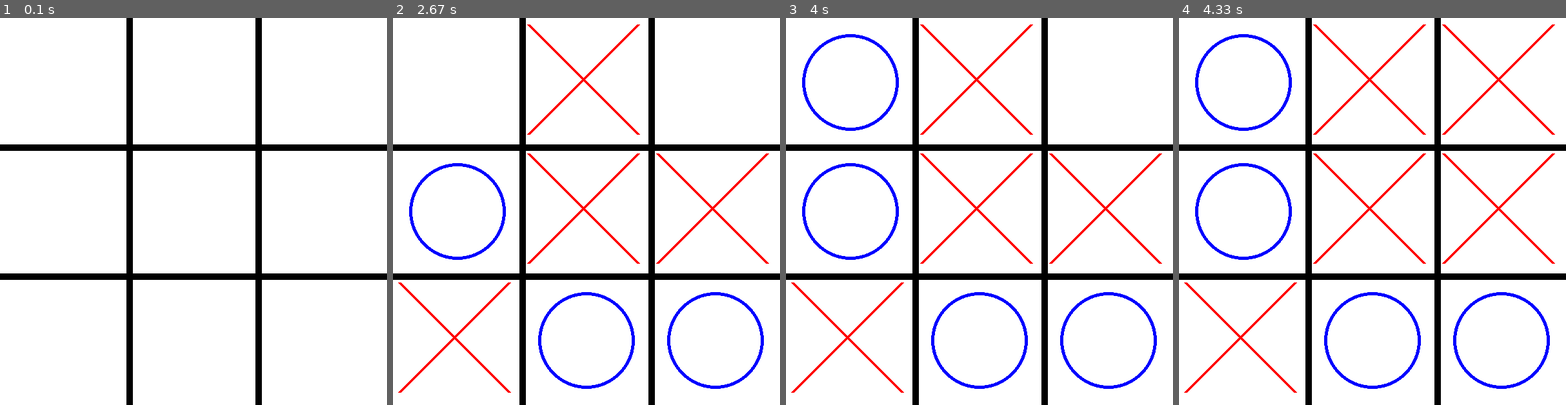
Above: before the commit, frames 1-4 (left to right).
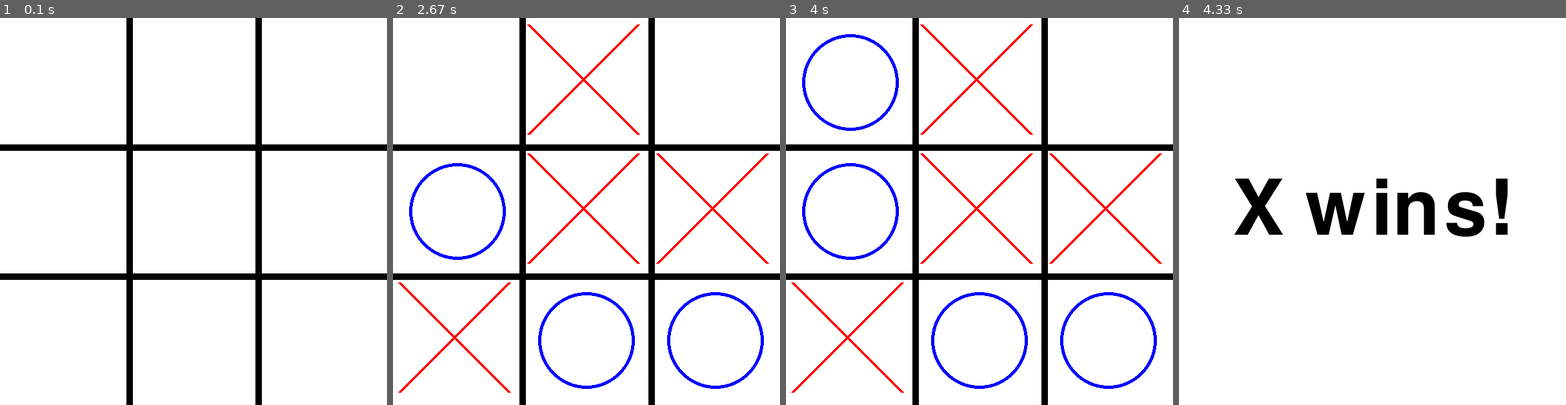
Above: after the commit, the same moments.

Repository: Chellus/TicTacToe_Pygame
Game: pygame game, started from main.py
The game is run twice, just before and just after one commit, with the same random seed, the same clock (stepped at 60 frames per second) and the same inputs.
Inputs (mouse positions are in pixels of both pictures, inside the frame that each line leads up to):
- Up to frame 1 (0.1 s): no input
- Up to frame 2 (2.67 s): click (586, 211) at 0.38 s; click (493, 215) at 0.72 s; click (466, 304) at 1.05 s; click (725, 346) at 1.38 s; click (594, 79) at 1.72 s; click (567, 312) at 2.05 s; click (687, 273) at 2.38 s
- Up to frame 3 (4 s): click (851, 83) at 2.72 s
- Up to frame 4 (4.33 s): click (1453, 141) at 4.05 s

Frames 1-3 are identical in both runs. In frame 4, 15% of the frame differs, in the area x 0-100%, y 0-100%.

Commit message:
Main game finished. Final touches needed

Diff:
--- a/main.py
+++ b/main.py
@@ -12,6 +12,9 @@
 red = (255, 0, 0)
 blue = (0, 0, 255)
 
+# fonts
+end_font = pygame.font.Font('freesansbold.ttf', 120)
+
 # create the window and the clock
 window = pygame.display.set_mode((window_w, window_h))
 clock = pygame.time.Clock()
@@ -31,6 +34,48 @@
 def game_quit():
     pygame.quit()
     quit()
+
+# this function returns 0 if there's no winner yet, 1 if the winner is the X and 2 if the winner is the O
+def check_winner():
+    global board
+
+    # check for every row
+    for i in range(3):
+        if board[i][0] == board[i][1] and board[i][1] == board[i][2]:
+            if board[i][0] != 0:
+                return board[i][0]
+
+    # check for every column
+    for j in range(3):
+        if board[0][j] == board[1][j] and board[1][j] == board[2][j]:
+            if board[0][j] != 0:
+                return board[0][j]
+
+    # check left-to-right diagonal
+    if board[0][0] == board[1][1] and board[1][1] == board[2][2]:
+        if board[0][0] != 0:
+            return board[0][0]
+
+    # check right-to-left diagonal
+    if board[0][2] == board[1][1] and board[1][1] == board[2][0]:
+        if board[0][2] != 0:
+            return board[0][2]
+
+    return 0
+
+def check_draw():
+    global board
+    counter = 0
+
+    for i in range(3):
+        for j in range(3):
+            if board[i][j] != 0:
+                counter += 1
+
+    if counter == 9:
+        return True
+    return False
+
 
 #function to draw the board onto the window
 def draw_board():
@@ -83,6 +128,71 @@
 
         draw_board()
 
+        if check_winner() == 1:
+            running = False
+            winner = True
+
+            while winner:
+                window.fill(white)
+
+                for event in pygame.event.get():
+                    if event.type == pygame.QUIT:
+                        winner = False
+                        break
+
+                textSurface = end_font.render('X wins!', True, black)
+                textRect = textSurface.get_rect()
+                textRect.center = ((window_w / 2), (window_h / 2))
+                window.blit(textSurface, textRect)
+                pygame.display.update()
+                clock.tick(15)
+
+            break
+
+
+        elif check_winner() == 2:
+            running = False
+            winner = True
+
+            while winner:
+                window.fill(white)
+
+                for event in pygame.event.get():
+                    if event.type == pygame.QUIT:
+                        winner = False
+                        break
+
+                textSurface = end_font.render('O wins!', True, black)
+                textRect = textSurface.get_rect()
+                textRect.center = ((window_w / 2), (window_h / 2))
+                window.blit(textSurface, textRect)
+                pygame.display.update()
+                clock.tick(15)
+
+            break
+
+        if check_draw():
+            running = False
+            tie = True
+
+            while tie:
+                window.fill(white)
+
+                for event in pygame.event.get():
+                    if event.type == pygame.QUIT:
+                        tie = False
+                        break
+
+                textSurface = end_font.render('Tie :(', True, black)
+                textRect = textSurface.get_rect()
+                textRect.center = ((window_w / 2), (window_h / 2))
+                window.blit(textSurface, textRect)
+                pygame.display.update()
+                clock.tick(15)
+
+            break
+
+
         pygame.display.update()
         clock.tick(30)
 
